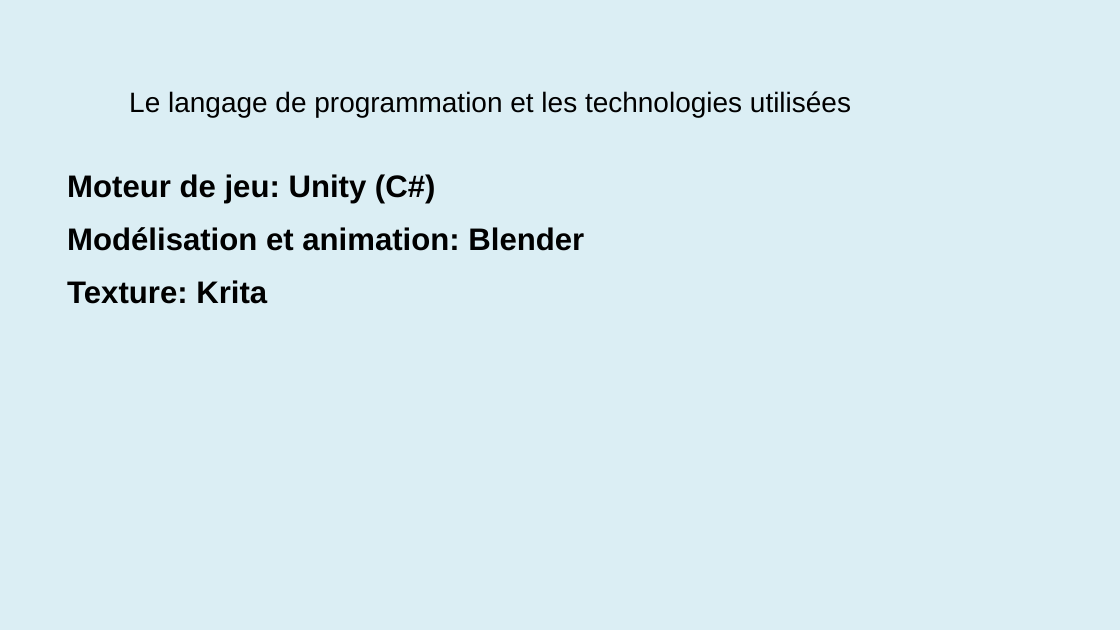
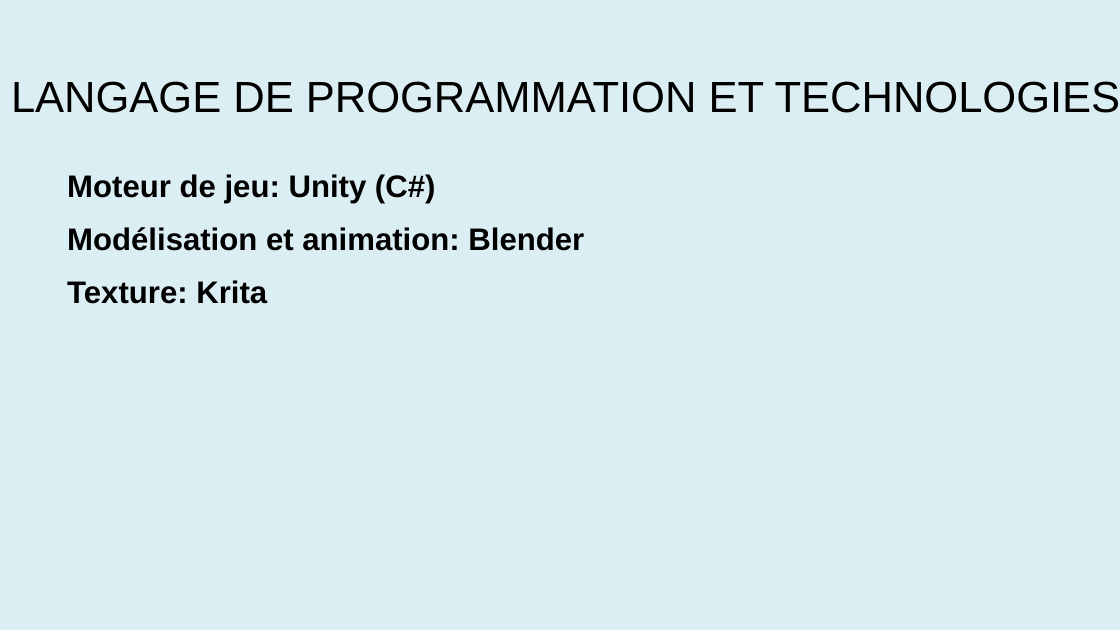
Before and after one commit to LordPet/inf5071_FollowThePills, a slide deck: slide 6 of presentation1.pptx. Drawn at 1120x630 pixels with LibreOffice and Linux fonts; fonts in the diff are those of the drawing. Boxes give left, top, right and bottom in pixels: in the first picture for what was removed or moved away, otherwise in the second. Text is boxed around its words. In the diff, an @@ line names an element or a change of style, - is before the commit and + after.

```diff
--- a/presentation1.pptx
+++ b/presentation1.pptx
@@ text at bbox=[11, 81, 1120, 113]: text changed; size 18 to 28 pt @@
-Le langage de programmation et les technologies utilisées
+LANGAGE DE PROGRAMMATION ET TECHNOLOGIES
```
Also in this commit, not shown: 10 other slides changed, 3 other files.
